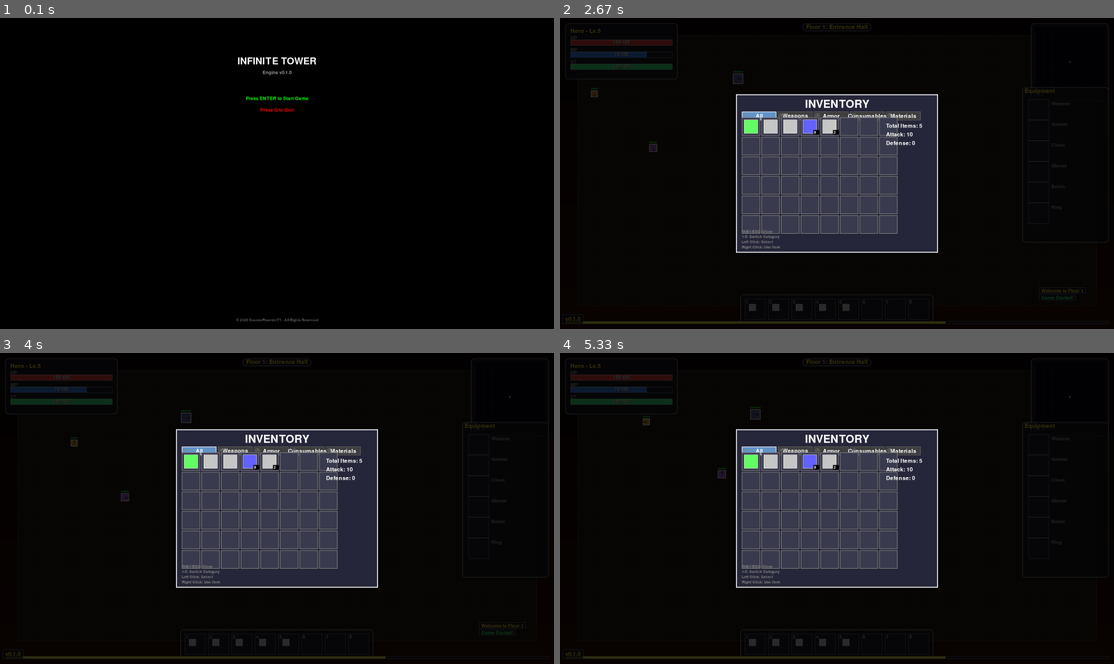
Above: before the commit, frames 1-4 (two rows, left to right).
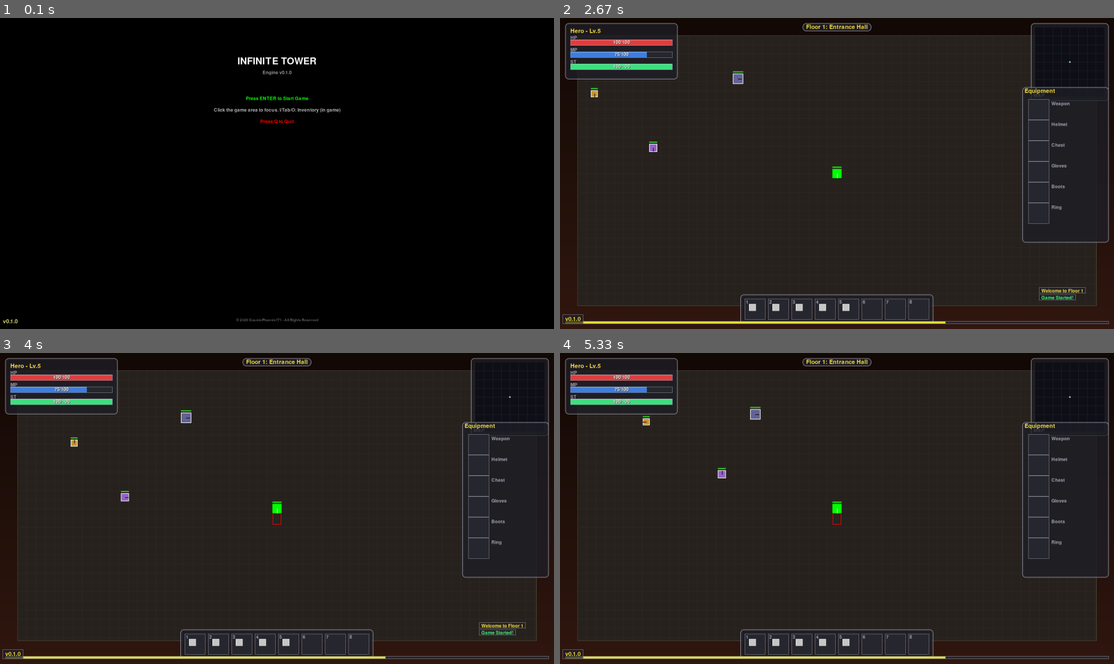
Above: after the commit, the same moments.

Repository: CosmicPhoenix171/Infinite-Tower
Game: pygame game, started from infinite-tower-engine/run_desktop_game.py
Same seed, same stepped clock (60 frames per second), same inputs: the game is played once before the commit and once after it.
Inputs (mouse positions are in pixels of both pictures, inside the frame that each line leads up to):
- Up to frame 1 (0.1 s): no input
- Up to frame 2 (2.67 s): hold Tab 0.33-0.8 s; hold Right 0.33-0.8 s; move the mouse to (814, 189) at 0.37 s; tap Enter at 1.83 s; hold Tab 2.17-2.63 s; hold Right 2.17-2.63 s; move the mouse to (903, 201) at 2.2 s
- Up to frame 3 (4 s): hold Right 2.67-3.13 s; move the mouse to (288, 402) at 2.7 s; tap Space at 2.73, 3.03, 3.23, 3.53, 3.8 s; hold Left 3.17-3.7 s; move the mouse to (144, 446) at 3.2 s; hold Down from 3.73 s (still down); move the mouse to (249, 589) at 3.77 s; tap Shift at 3.88 s
- Up to frame 4 (5.33 s): release Down at 4.03 s; hold Left 4.07-4.47 s; move the mouse to (842, 542) at 4.1 s; tap Space at 4.13, 4.43, 4.57, 4.97, 5.27 s; tap Right Shift at 4.22 s; hold Up 4.5-4.87 s; move the mouse to (820, 455) at 4.53 s; hold Right from 4.9 s (still down); move the mouse to (981, 558) at 4.93 s; tap Shift at 5.05 s

The runs differ from the first frame. In frame 1, 0.3% of the frame differs, in the area x 0-62%, y 28-99%; in frame 2, 93%; in frame 3, 93%, in the area x 0-100%, y 1-100%; in frame 4, 93%.

Commit message:
Enhance web debugging and inventory controls; add DEBUG_MODE and update instructions

Diff:
--- a/infinite-tower-engine/main.py
+++ b/infinite-tower-engine/main.py
@@ -19,12 +19,12 @@
 # Import Game and config from source or fallback path (for pygbag packaging)
 try:
     from src.infinite_tower.game import Game
-    from src.infinite_tower.config import FRAME_RATE
+    from src.infinite_tower.config import FRAME_RATE, DEBUG_MODE
 except ImportError:
     import sys
     sys.path.insert(0, 'infinite-tower-engine/src')
     from infinite_tower.game import Game
-    from infinite_tower.config import FRAME_RATE
+    from infinite_tower.config import FRAME_RATE, DEBUG_MODE
 
 
 async def main():
@@ -32,6 +32,7 @@
     game = Game()
     game.start()
     clock = pygame.time.Clock()
+    frames = 0
 
     # Main loop (async for web)
     while game.is_running:
@@ -45,6 +46,11 @@
             game.render(game.screen)
             pygame.display.flip()
 
+        # Lightweight heartbeat for web debugging (first ~3s)
+        frames += 1
+        if DEBUG_MODE and frames % 30 == 0 and frames <= 180:
+            print(f"[web] loop heartbeat: {frames} frames")
+
         # Yield to browser
         await asyncio.sleep(0)
 
--- a/infinite-tower-engine/src/infinite_tower/game.py
+++ b/infinite-tower-engine/src/infinite_tower/game.py
@@ -12,6 +12,7 @@
 from .systems.combat import CombatSystem
 from .systems.physics import Physics
 from .items.loot import LootGenerator
+from . import __version__ as ENGINE_VERSION
 
 
 class Game:
@@ -122,7 +123,7 @@
                 elif event.key == pygame.K_e:
                     if self.game_ui:
                         self.game_ui.toggle_equipment()
-                elif event.key == pygame.K_TAB or event.key == pygame.K_i:
+                elif event.key == pygame.K_TAB or event.key == pygame.K_i or event.key == pygame.K_o:
                     if self.inventory_ui:
                         self.inventory_ui.toggle()
                 elif event.key == pygame.K_f:
@@ -135,6 +136,11 @@
                     # Dismiss dialog if showing
                     if self.game_ui and getattr(self.game_ui, 'current_dialog', None):
                         self.game_ui.hide_dialog()
+            # Fallback: some browsers may only deliver keyup for Tab
+            elif event.type == pygame.KEYUP:
+                if event.key == pygame.K_TAB:
+                    if self.inventory_ui:
+                        self.inventory_ui.toggle()
             elif event.type == pygame.VIDEORESIZE:
                 # Recreate surface with new size
                 flags = pygame.SCALED | pygame.RESIZABLE
@@ -311,8 +317,8 @@
         title_rect = title_text.get_rect(center=(config.SCREEN_WIDTH // 2, 150))
         screen.blit(title_text, title_rect)
 
-        # Subtitle
-        subtitle_text = font.render("Engine v0.1.0", True, (150, 150, 150))
+        # Subtitle (engine version)
+        subtitle_text = font.render(f"Engine v{ENGINE_VERSION}", True, (150, 150, 150))
         subtitle_rect = subtitle_text.get_rect(center=(config.SCREEN_WIDTH // 2, 190))
         screen.blit(subtitle_text, subtitle_rect)
 
@@ -320,10 +326,21 @@
         start_text = font.render("Press ENTER to Start Game", True, config.GREEN)
         start_rect = start_text.get_rect(center=(config.SCREEN_WIDTH // 2, 280))
         screen.blit(start_text, start_rect)
+        # Focus hint for web
+        hint_text = font.render("Click the game area to focus. I/Tab/O: Inventory (in game)", True, (180, 180, 180))
+        hint_rect = hint_text.get_rect(center=(config.SCREEN_WIDTH // 2, 320))
+        screen.blit(hint_text, hint_rect)
 
         quit_text = font.render("Press Q to Quit", True, config.RED)
-        quit_rect = quit_text.get_rect(center=(config.SCREEN_WIDTH // 2, 320))
+        quit_rect = quit_text.get_rect(center=(config.SCREEN_WIDTH // 2, 360))
         screen.blit(quit_text, quit_rect)
+
+        # Bottom-left version label
+        ver_font = pygame.font.Font(None, 28)
+        ver_text = ver_font.render(f"v{ENGINE_VERSION}", True, (220, 220, 120))
+        # Simple shadow for readability
+        screen.blit(ver_font.render(f"v{ENGINE_VERSION}", True, config.BLACK), (12, config.SCREEN_HEIGHT - 34))
+        screen.blit(ver_text, (10, config.SCREEN_HEIGHT - 36))
 
         # Copyright notice
         copyright_text = pygame.font.Font(None, 18).render("© 2025 CosmicPhoenix171 - All Rights Reserved", True, (100, 100, 100))
--- a/infinite-tower-engine/src/infinite_tower/ui/inventory.py
+++ b/infinite-tower-engine/src/infinite_tower/ui/inventory.py
@@ -230,7 +230,7 @@
 
         # Instructions
         instructions = [
-            "TAB/I/ESC: Close",
+            "TAB/I/O/ESC: Close",
             "1-5: Switch Category",
             "Left Click: Select",
             "Right Click: Use Item"
Not shown, changed: infinite-tower-engine/build/web/infinite-tower-engine.apk
